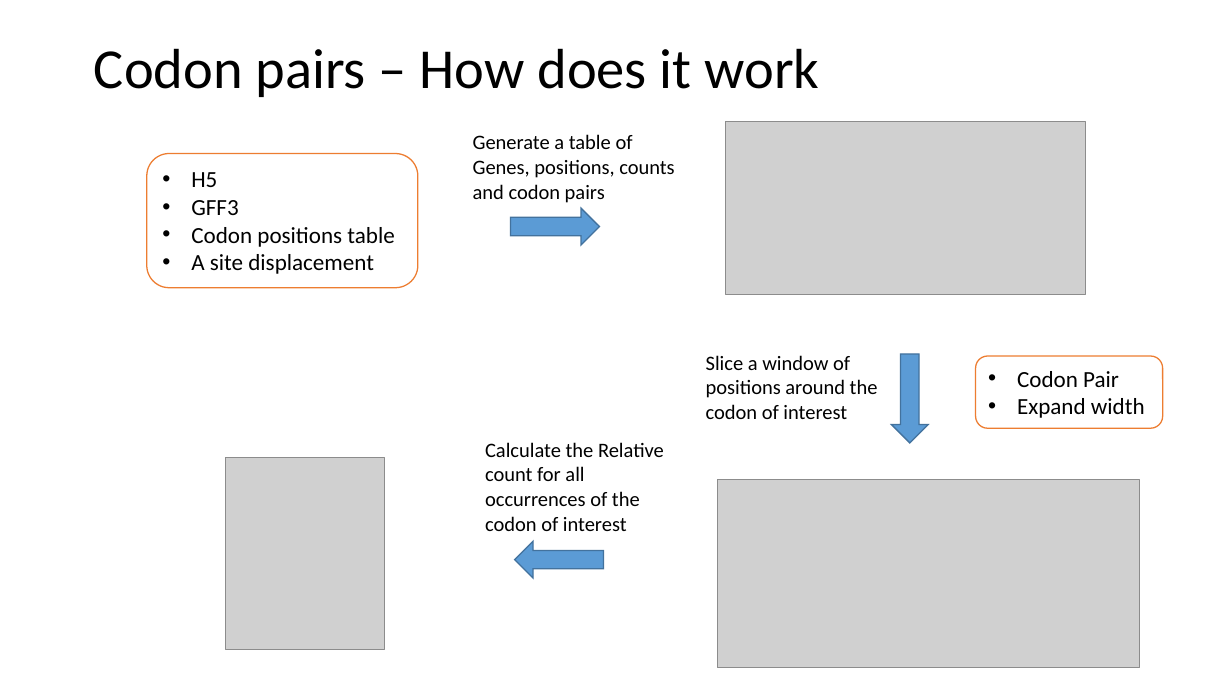
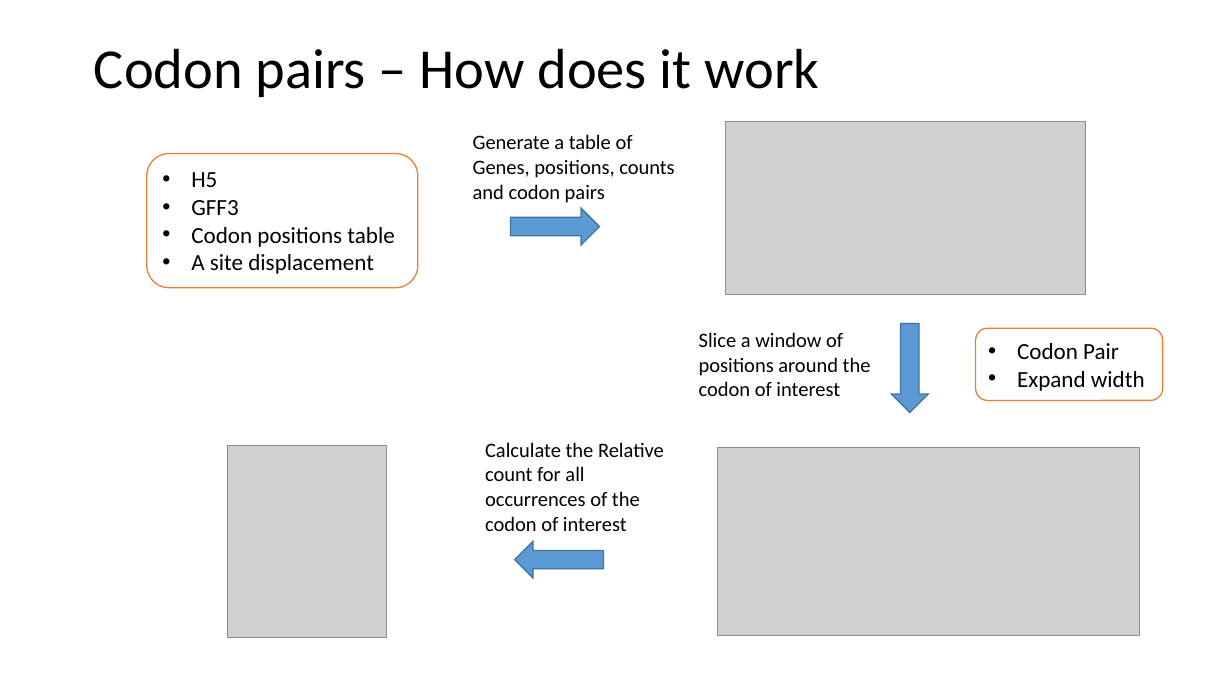
Before and after one commit to 3mma-mack/riboviz-presentation, a slide deck: slide 12 of Rundown-of-our-3-months.pptx. Drawn at 1232x693 pixels with LibreOffice and Linux fonts; fonts in the diff are those of the drawing; grey boxes stand for pictures. Boxes give left, top, right and bottom in pixels: in the first picture for what was removed or moved away, otherwise in the second. Text is boxed around its words. In the diff, an @@ line names an element or a change of style, - is before the commit and + after.

```diff
--- a/Rundown-of-our-3-months.pptx
+++ b/Rundown-of-our-3-months.pptx
@@ text "Slice a window of positions ...": place and size @@
-text "Slice a window of positions ..." at box(706, 355, 878, 419)
+text "Slice a window of positions ..." at box(699, 332, 871, 396)
@@ right arrow: place and size @@
-right arrow at box(891, 354, 928, 443)
+right arrow at box(891, 323, 928, 412)
@@ rounded rectangle "Codon Pair": place and size @@
-rounded rectangle "Codon Pair" at box(976, 356, 1163, 428)
+rounded rectangle "Codon Pair" at box(976, 328, 1163, 400)
@@ picture: place and size @@
-picture at box(226, 457, 384, 650)
+picture at box(227, 445, 386, 638)
@@ picture: place and size @@
-picture at box(717, 480, 1139, 668)
+picture at box(717, 447, 1139, 636)
```
Also in this commit, not shown: 1 other slide changed, 12 other files.
